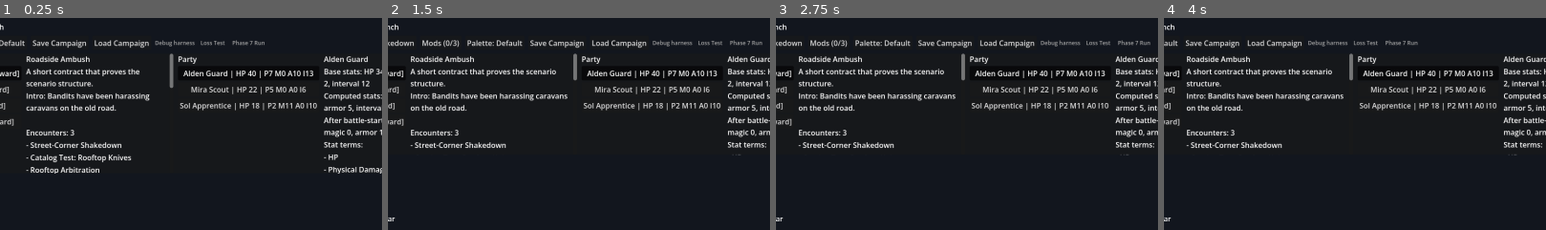
Above: before the commit, frames 1-4 (left to right).
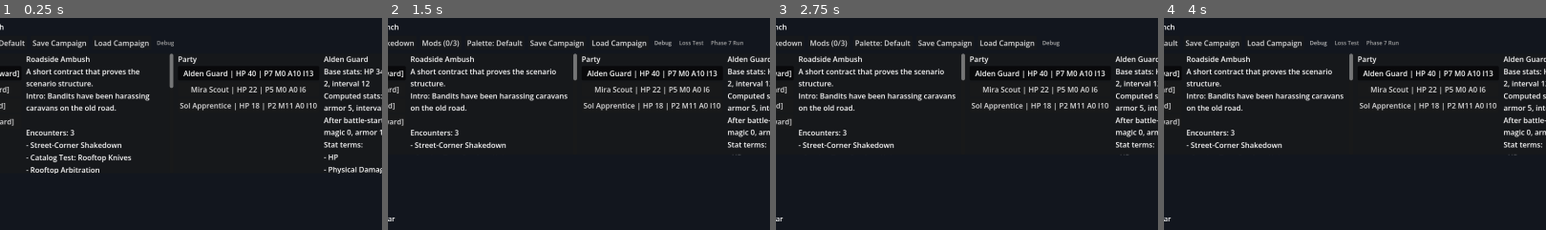
Above: after the commit, the same moments.

Repository: aqvm/clockwork-company
Game: Godot game, scene res://scenes/combat_test_scene.tscn
The game is run twice, just before and just after one commit, with the same random seed, the same clock (stepped at 60 frames per second) and the same inputs.
Inputs (mouse positions are % of the whole screen's width and height, from its top left):
- Up to frame 1 (0.25 s): no input
- Up to frame 2 (1.5 s): click (41, 6) at 0.5 s, where only the run after the commit has a clickable "Debug"; click "Start Roadside Ambush" at 1.25 s
- Up to frame 3 (2.75 s): click (55, 6) at 2 s, where only the run after the commit has a clickable "Debug"
- Up to frame 4 (4 s): click "Run Encounter 1/3: Street-Cor…" at 2.75 s; click (39, 6) at 3.5 s, where only the run after the commit has a clickable "Debug"
The pictures show only the part of the screen within x 19-69%, y 0-50%; the shares and areas given below are measured in that part.

The runs differ from the first frame. In frame 1, 0.3% of the frame differs, in the area x 40-70%, y 10-14%; in frame 2, 0.3%; in frame 3, 0.3%; in frame 4, 0.3%, in the area x 37-67%, y 10-14%.

Commit message:
Collapse debug harness controls

Diff:
--- a/clockwork-company/scripts/ui/run_flow_controls_panel.gd
+++ b/clockwork-company/scripts/ui/run_flow_controls_panel.gd
@@ -23,11 +23,13 @@
 var reward_buttons: Array[Button] = []
 var equipment_buttons: Array[Button] = []
 var continue_button: Button = null
+var debug_toggle_button: Button = null
 var loss_test_button: Button = null
 var phase7_run_button: Button = null
 var palette_button: Button = null
 var save_campaign_button: Button = null
 var load_campaign_button: Button = null
+var debug_controls: Array[Control] = []
 
 
 func _ready() -> void:
@@ -114,23 +116,29 @@
 	load_campaign_button.pressed.connect(func(): load_campaign_requested.emit())
 	add_child(load_campaign_button)
 
-	var debug_label := Label.new()
-	debug_label.text = "Debug harness"
-	debug_label.modulate = Color(0.65, 0.65, 0.65)
-	debug_label.add_theme_font_size_override("font_size", DEBUG_CONTROL_FONT_SIZE)
-	add_child(debug_label)
+	debug_toggle_button = Button.new()
+	debug_toggle_button.text = "Debug"
+	debug_toggle_button.toggle_mode = true
+	debug_toggle_button.flat = true
+	debug_toggle_button.modulate = Color(0.75, 0.75, 0.75)
+	debug_toggle_button.add_theme_font_size_override("font_size", DEBUG_CONTROL_FONT_SIZE)
+	debug_toggle_button.toggled.connect(_on_debug_toggle_changed)
+	add_child(debug_toggle_button)
 
 	loss_test_button = Button.new()
 	loss_test_button.text = "Loss Test"
 	_style_debug_button(loss_test_button)
 	loss_test_button.pressed.connect(func(): loss_test_requested.emit())
 	add_child(loss_test_button)
+	debug_controls.append(loss_test_button)
 
 	phase7_run_button = Button.new()
 	phase7_run_button.text = "Phase 7 Run"
 	_style_debug_button(phase7_run_button)
 	phase7_run_button.pressed.connect(func(): phase7_run_requested.emit())
 	add_child(phase7_run_button)
+	debug_controls.append(phase7_run_button)
+	_set_debug_controls_visible(false)
 
 	for index in 3:
 		var reward_button := Button.new()
@@ -159,6 +167,15 @@
 	button.add_theme_font_size_override("font_size", DEBUG_CONTROL_FONT_SIZE)
 
 
+func _on_debug_toggle_changed(is_pressed: bool) -> void:
+	_set_debug_controls_visible(is_pressed)
+
+
+func _set_debug_controls_visible(is_visible: bool) -> void:
+	for control in debug_controls:
+		control.visible = is_visible
+
+
 func _on_reward_button_pressed(index: int) -> void:
 	reward_requested.emit(index)
 
Not shown, changed: ARCHITECTURE.md
Not shown, changed: DESIGN_NOTES.md
Not shown, changed: LEARNING_LOG.md
Not shown, changed: TODO.md
